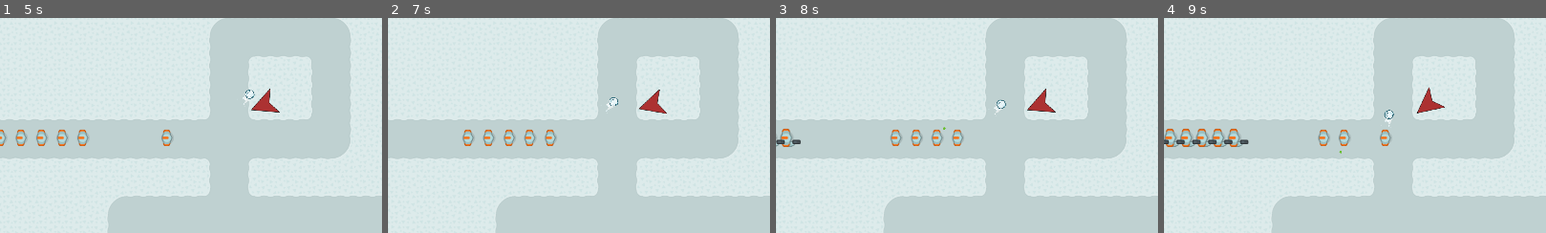
Above: before the commit, frames 1-4 (left to right).
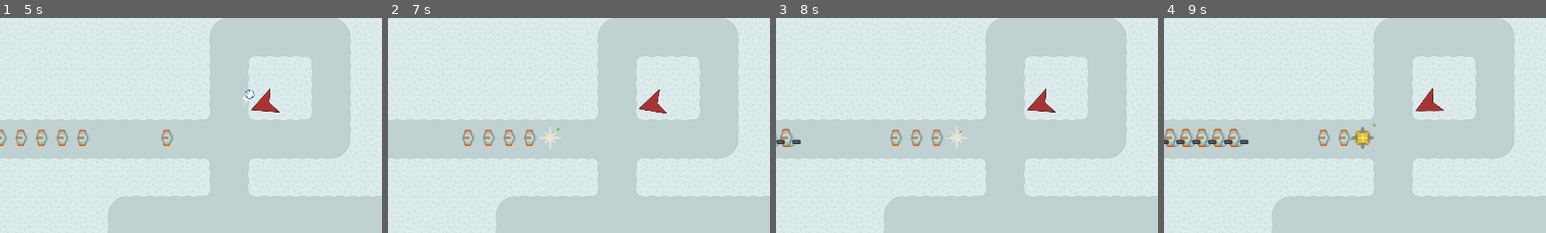
Above: after the commit, the same moments.

Repository: higaAndrew/yesterdayTD
Game: Godot game, scene res://maps/btd6_map.tscn
Two runs of this game, one before a commit and one after it. Both use one fixed random seed, a clock stepped at 60 frames per second and the inputs below. Sound files missing from this copy of the repository are replaced by a short silence.
Inputs:
- Up to frame 1 (5 s): tap Enter at 0.5, 2.75 s; tap Space at 2 s
- Up to frame 2 (7 s): no input
- Up to frame 3 (8 s): no input
- Up to frame 4 (9 s): no input
The pictures show only the part of the screen within x 0-50%, y 13-63%; the shares and areas given below are measured in that part.

Frame 1 is identical in both runs. In frame 2, 0.3% of the frame differs, in the area x 39-72%, y 36-61%; in frame 3, 0.4%; in frame 4, 0.8%, in the area x 45-74%, y 32-64%.

Commit message:
WOW FINALLY i stopped procrastinating i'm never gonna finish this in time oh man
anyways i finally figured out how to get the attacks to aim to where the tower is looking instead of directly in front of the muzzle. this was much more difficult than it sounds

Diff:
--- a/Yesterday's TD/components/aim_component.gd
+++ b/Yesterday's TD/components/aim_component.gd
@@ -13,3 +13,7 @@
 		var target_position: Vector2 = targeting_component.targets.front().global_position
 		var target_rotation: float = global_position.direction_to(target_position).angle()
 		attacker.rotation = lerp_angle(attacker.rotation, target_rotation, rotation_speed * delta)
+
+
+func get_reticle_position() -> Vector2:
+	return self.get_collision_point()
--- a/Yesterday's TD/components/attack_component.gd
+++ b/Yesterday's TD/components/attack_component.gd
@@ -25,6 +25,7 @@
 }
 var can_attack := true
 var _position: Vector2
+var _aim_component_position: Vector2
 var map: Node
 
 
@@ -41,6 +42,7 @@
 
 func attack() -> void:
 	# attack
+	_aim_component_position = aim_component.get_reticle_position()
 	can_attack = false
 	for _muzzle in animated_sprite.get_children():
 		_instantiate_attack(_muzzle.global_position)
@@ -60,7 +62,7 @@
 		map.add_child(projectile)
 	else:
 		owner.add_child(projectile)
-	projectile.start(_position, attacker.rotation, projectile_speed, projectile_damage, projectile_scale, projectile_penetration)
+	projectile.start(_position, attacker.rotation, projectile_speed, projectile_damage, projectile_scale, projectile_penetration, _aim_component_position)
 	projectile.collision_mask = aim_component.collision_mask
 
 
--- a/Yesterday's TD/components/projectile_behavior_component.gd
+++ b/Yesterday's TD/components/projectile_behavior_component.gd
@@ -9,12 +9,17 @@
 @onready var projectile := $"../" as Area2D
 
 
-func initialize_throw_behavior(_position: Vector2, _rotation: float, _speed: int, _damage: int, _scale: float, _projectile_penetration: int) -> void:
+func initialize_throw_behavior(_position: Vector2, _rotation: float, _speed: int, _damage: int, _scale: float, _projectile_penetration: int, _aim_component_position: Vector2) -> void:
 	projectile.global_position = _position
 	projectile.rotation = _rotation
 	projectile.speed = _speed
 	projectile.damage = _damage
-	projectile.velocity = Vector2.RIGHT.rotated(_rotation) * projectile.speed
+
+	# calculate direction vector to aim_component
+	var direction = (_aim_component_position - _position).normalized()
+
+	#projectile.velocity = Vector2.RIGHT.rotated(_rotation) * projectile.speed
+	projectile.velocity = direction * projectile.speed
 	projectile.scale = Vector2(_scale, _scale)
 	projectile.projectile_penetration = _projectile_penetration
 
--- a/Yesterday's TD/entities/projectiles/snowball.gd
+++ b/Yesterday's TD/entities/projectiles/snowball.gd
@@ -11,8 +11,8 @@
 var sound_finished := false
 
 
-func start(_position: Vector2, _rotation: float, _speed: int, _damage: int, _scale: float, _projectile_penetration: int) -> void:
-	projectile_behavior_component.initialize_throw_behavior(_position, _rotation, _speed, _damage, _scale, _projectile_penetration)
+func start(_position: Vector2, _rotation: float, _speed: int, _damage: int, _scale: float, _projectile_penetration: int, _aim_component_position: Vector2) -> void:
+	projectile_behavior_component.initialize_throw_behavior(_position, _rotation, _speed, _damage, _scale, _projectile_penetration, _aim_component_position)
 
 
 func _physics_process(delta: float) -> void:
--- a/Yesterday's TD/entities/towers/penguins/snowballer.tscn
+++ b/Yesterday's TD/entities/towers/penguins/snowballer.tscn
@@ -70,7 +70,7 @@
 shape = SubResource("CircleShape2D_1q27x")
 
 [node name="AimComponent" type="RayCast2D" parent="." node_paths=PackedStringArray("targeting_component")]
-target_position = Vector2(260, 0)
+target_position = Vector2(270, 0)
 script = ExtResource("3_wipvo")
 rotation_speed = 100.0
 targeting_component = NodePath("../TargetingComponent")
